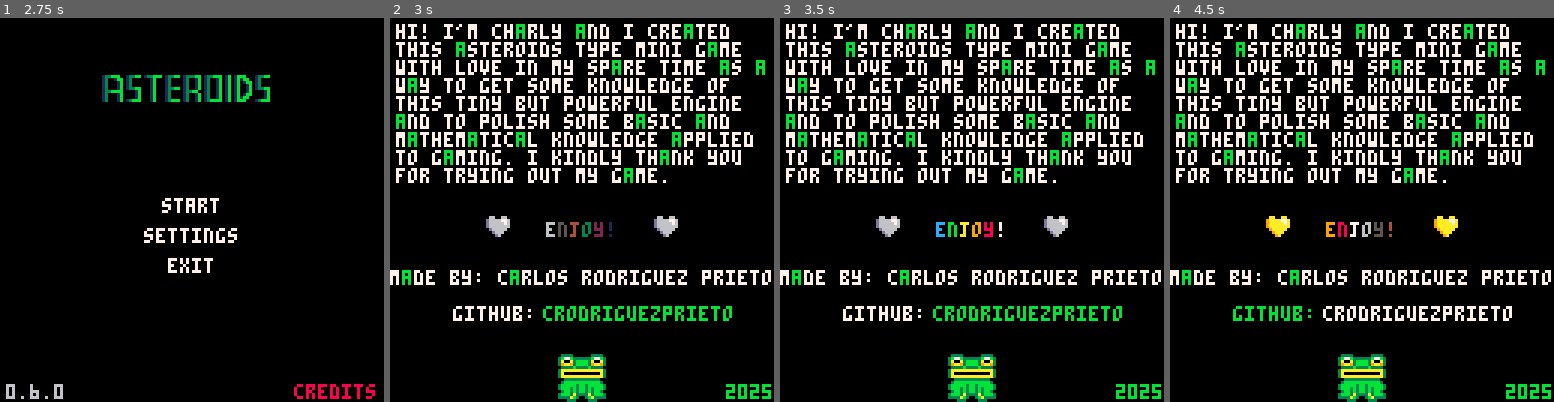
Above: before the commit, frames 1-4 (left to right).
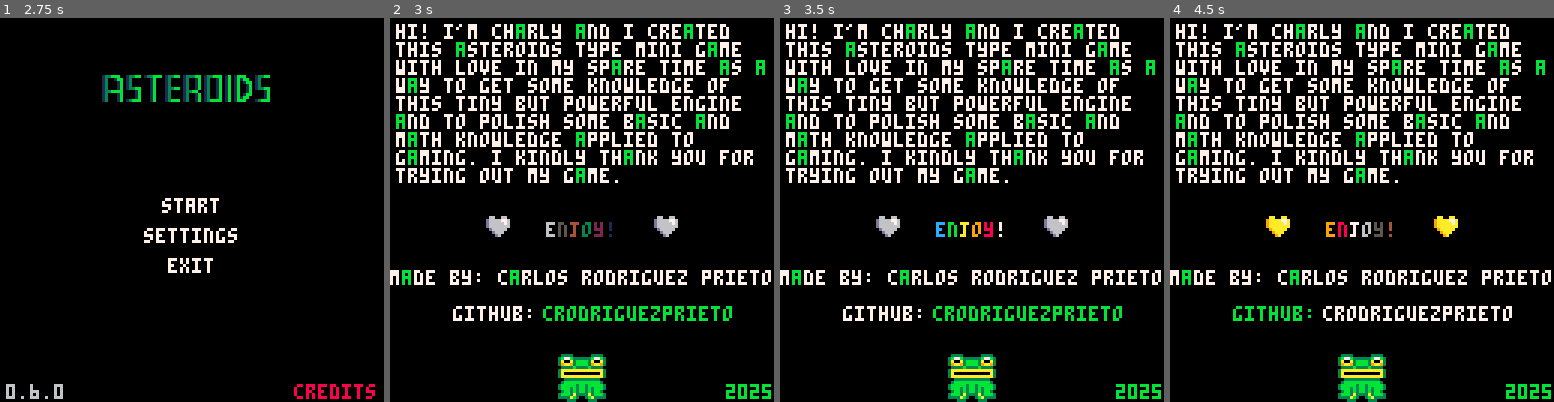
Above: after the commit, the same moments.

Repository: crodriguezprieto/P8-ASTEROIDS
Game: PICO-8 cartridge asteroids.p8
Two runs of this game, one before a commit and one after it. Both use one fixed random seed, a clock stepped at 60 frames per second and the inputs below.
Inputs:
- Up to frame 1 (2.75 s): tap Down at 0.7 s; tap X (X key) at 1.43, 2.07 s; hold Up 1.97-2.63 s; hold Right from 2.68 s (still down)
- Up to frame 2 (3 s): keep holding Right; tap X (X key) at 2.82 s
- Up to frame 3 (3.5 s): release Right at 3.02 s; hold Down from 3.07 s (still down)
- Up to frame 4 (4.5 s): tap X (X key) at 3.57, 4.32 s; release Down at 3.73 s; hold Left 3.78-4.12 s; hold Up from 4.17 s (still down)

Frame 1 is identical in both runs. In frame 2, 3.7% of the frame differs, in the area x 1-95%, y 29-43%; in frame 3, 3.7%; in frame 4, 3.7%.

Commit message:
update DESIGN_SPEC

Diff:
--- a/asteroids.p8
+++ b/asteroids.p8
@@ -308,7 +308,7 @@
 
 -- draw credits
 function draw_credits()
-  local full_txt = "hi! i'm charly and i created this asteroids type mini game with love in my spare time as a way to get some knowledge of this tiny but powerful engine and to polish some basic and mathematical knowledge applied to gaming. i kindly thank you for trying out my game."
+  local full_txt = "hi! i'm charly and i created this asteroids type mini game with love in my spare time as a way to get some knowledge of this tiny but powerful engine and to polish some basic and math knowledge applied to gaming. i kindly thank you for trying out my game."
   local x0, y0 = 2, 2 -- start point
   local limit = 127   -- max width
   local col = 7       -- white text colour
Not shown, changed: DESIGN_SPEC.png
